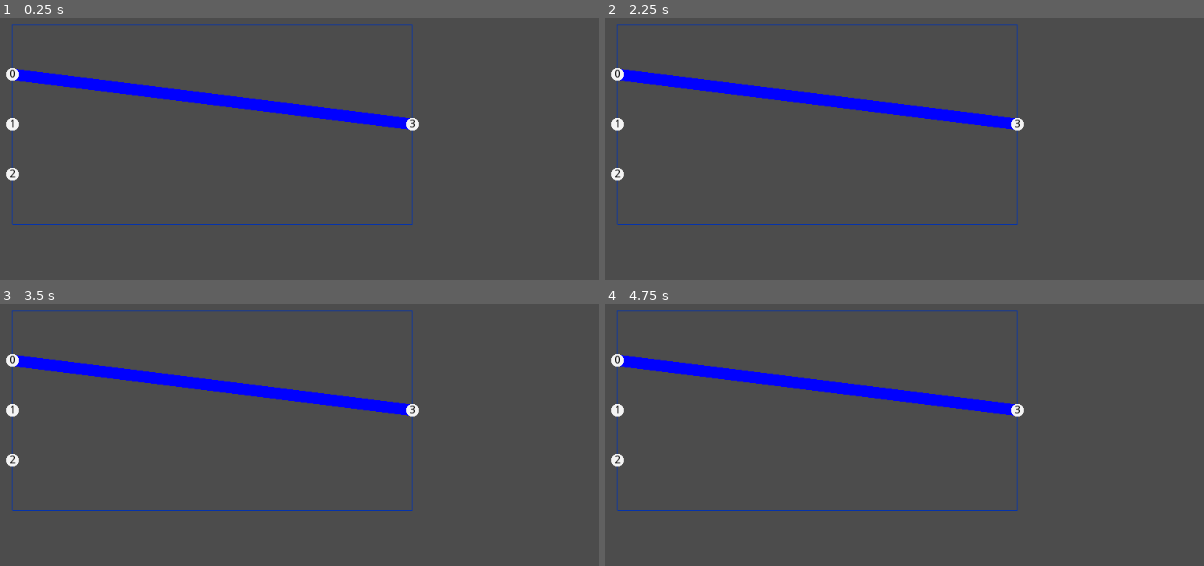
Above: before the commit, frames 1-4 (two rows, left to right).
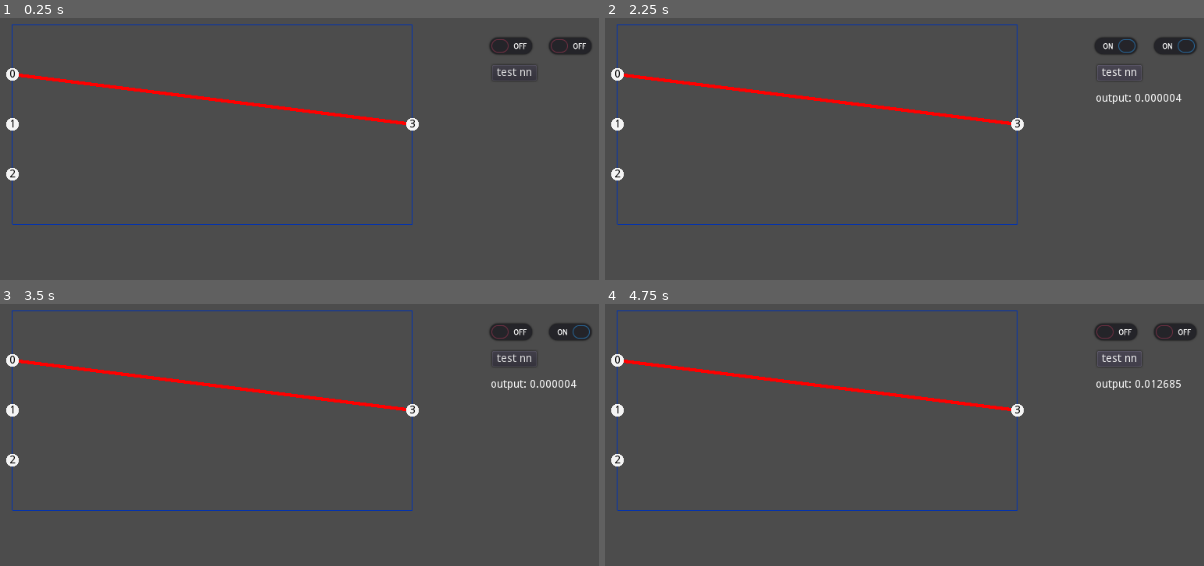
Above: after the commit, the same moments.

Repository: WhoStoleMyCoffee/GodotNEAT
Game: Godot game, scene res://Scenes/TestScene.tscn
The game is run twice, just before and just after one commit, with the same random seed, the same clock (stepped at 60 frames per second) and the same inputs.
Inputs (mouse positions are in pixels of both pictures, inside the frame that each line leads up to):
- Up to frame 1 (0.25 s): no input
- Up to frame 2 (2.25 s): click (1114, 46) at 0.52 s; click (1174, 46) at 1.27 s; click (1120, 73) at 2 s, where only the run after the commit has a clickable "test nn"
- Up to frame 3 (3.5 s): click (509, 332) at 2.77 s
- Up to frame 4 (4.75 s): click (1174, 332) at 3.52 s; click (1120, 359) at 4.25 s, where only the run after the commit has a clickable "test nn"

The runs differ from the first frame. In frame 1, 4.0% of the frame differs, in the area x 2-99%, y 7-43%; in frame 2, 4.2%; in frame 3, 4.2%; in frame 4, 4.2%.

Commit message:
Attempt at reproduction

Diff:
--- a/NEAT/NEATDisplayer.gd
+++ b/NEAT/NEATDisplayer.gd
@@ -9,6 +9,7 @@
 export(Color) var connection_positive_color = Color.blue
 export(Color) var connection_negative_color = Color.red
 export(float) var connection_width = 2.0
+export(float) var min_connection_width = 2.0
 export(Color) var recurrent_connection_color = Color.white
 export(bool) var do_draw_node_id = false
 export(Color) var font_color = Color.black
@@ -49,7 +50,7 @@
 		if NN.is_node_input(c.n[1]): #recurrent connection
 			col = recurrent_connection_color
 
-		draw_line(in_pos, out_pos, col, max(connection_width*abs(c.w), 1.0))
+		draw_line(in_pos, out_pos, col, max(connection_width*abs(c.w), min_connection_width))
 
 
 #	DRAW NODES
--- a/NEAT/NEATNN.gd
+++ b/NEAT/NEATNN.gd
@@ -116,7 +116,7 @@
 	INPUT_COUNT = nn.INPUT_COUNT
 	OUTPUT_COUNT = nn.OUTPUT_COUNT
 
-	nodes.empty()
+	nodes.resize(0)
 	nodes.resize(nn.nodes.size())
 	connections = nn.connections.duplicate(true)
 	fitness = nn.fitness
--- a/NEAT/NEATPopulation.gd
+++ b/NEAT/NEATPopulation.gd
@@ -9,7 +9,7 @@
 var NN_INPUTS : int
 var NN_OUTPUTS : int
 
-var compatibility_threshold : int = 4
+var compatibility_threshold : float = 4
 
 var connections_innovs : Dictionary = {} ##Dict<int[2], int>	{ [in0, out0] : innov0, ...}
 
@@ -41,7 +41,7 @@
 var SPECIATION_WEIGHT_WEIGHT : float = 0.4 #weight weight haha
 var TARGET_SPECIES : int = 4
 # % of genomes in each species that survive
-var SPECIATION_SURVIVAL_RATE : float = 0.2
+var SPECIATION_SURVIVAL_RATE : float = 0.4
 #var SPECIATION_INTERSPECIES_BREEDING_CHANCE = 0.001 #TODO
 #var SPECIATION_BEST_GENOME_BREEDING_CHANCE = 0.002 #TODO
 #how stale a species can be before it is "reset"
@@ -51,7 +51,7 @@
 signal gen_over
 
 
-func _init(size : int, init_permutations : int, nn_inputs : int, nn_outputs : int):
+func init(size : int, init_permutations : int, nn_inputs : int, nn_outputs : int):
 	NN_INPUTS = nn_inputs
 	NN_OUTPUTS = nn_outputs
 
@@ -102,13 +102,18 @@
 func create_species(length : int) -> Dictionary:
 	var s : Dictionary = {
 		'len' : length, #how many memeber there are
-		's' : 0, #staleness
+		'age' : 0, #staleness
 		'best' : 0.0 #best fitness ever
 	}
 	species_data[species_counter] = s
 	species_counter += 1
 
 	return s
+
+
+func reset_fitness():
+	for g in genomes:
+		g.fitness = 0.0
 
 
 func speciate():
@@ -135,7 +140,7 @@
 
 				if g.species_id != specimen.species_id:
 					if species_data.has(g.species_id):
-						species_data[g.species_id] -= 1
+						species_data[g.species_id].len -= 1
 					g.species_id = specimen.species_id
 
 				genomes.remove(i) #TODO swap with last genome before removing bc performance is ouchie
@@ -164,10 +169,77 @@
 	compatibility_threshold *= species_data.size() / float(TARGET_SPECIES)
 
 
+#TODO species aging (staleness) + remove stale species
 func reproduce():
 	var avg_global_adj_fitness : float = 0.0
+	#"Adjusted Fitness Sum" for each species
+	var afs : Dictionary = {} #Dict<int sid, float sum>
+	var pool : Dictionary = {} #Dict<int sid, Dict<NEATNN genome, float weight>>
+
+	genomes.sort_custom(self, '_compare_genomes')
+
+#	ADJUST FITNESS (& other stuff too)
+	for g in genomes:
+		#adjusted fitness shinanigans
+		var af : float = g.fitness / float(species_data[g.species_id].len) #genome's adjusted fitness
+		afs[g.species_id] = afs.get(g.species_id, 0.0) + af
+		avg_global_adj_fitness += af
+
+		#while we're at it, create pool
+		if !pool.has(g.species_id):
+			pool[g.species_id] = { 't' : 0.0 } #t : total of all weights
+		if pool[g.species_id].size()-1 < ceil(species_data[g.species_id].len * SPECIATION_SURVIVAL_RATE):
+			pool[g.species_id][g] = g.fitness
+			pool[g.species_id].t += g.fitness
 
 	avg_global_adj_fitness /= float(genomes.size())
+	genomes.clear()
+
+
+#	CREATE OFFSPRINGS
+	for sid in species_data.keys():
+		var best_boi : NEATNN = pool[sid].keys()[1]
+		if best_boi.fitness > species_data[sid].best:
+			species_data[sid].best = best_boi.fitness
+		else:
+			species_data[sid].age += 1
+			if species_data[sid].age > SPECIATION_MAX_STALENESS:
+				continue
+
+		#	(avg_adjusted_fitness / avg_global_adjused_fitness) * N
+		#	( (afs[sid] / N)      / avg_global_adj_fitness ) * N
+		#Ns cancel out:		afs[sid] / avg_global_adj_fitness
+		var allowed_genomes : int = round(afs[sid] / avg_global_adj_fitness)
+
+		reproduce_species(sid, allowed_genomes, pool)
+
+	print('new population size: %s' % genomes.size())
+	speciate()
+
+
+#pool : pool of ALL species
+func reproduce_species(sid : int, count : int, pool : Dictionary):
+	print('    reproducing species. sid=%s count=%s' % [sid, count])
+	species_data[sid].len = 0
+	for _i in range(count):
+		var p1 : NEATNN = NeatUtil.pick_from_pool(pool[sid])
+		var p2 : NEATNN = NeatUtil.pick_from_pool(pool[sid])
+
+		#TODO cross-species breeding
+		# ...
+
+		var child : NEATNN = NeatUtil.crossover(p2, p1) if p2.fitness > p1.fitness else NeatUtil.crossover(p1, p2)
+		child.owner = self
+		mutate(child)
+		genomes.append(child)
+		species_data[sid].len += 1
+
+
+func _compare_genomes(a, b):
+	if a.species_id != b.species_id:
+		return a.species_id < b.species_id
+	return a.fitness > b.fitness
+
 
 
 #returns whether 2 genomes are compatible (ie same species)
--- a/NEAT/NEATUtil.gd
+++ b/NEAT/NEATUtil.gd
@@ -18,7 +18,7 @@
 		var c2 : Dictionary = p2genes[i] # <- connection/gene
 
 		#EXCESS GENES (skip the rest of the worse parent)
-		if c2.i > p1genes[-1].i:
+		if !p1genes.empty() and c2.i > p1genes[-1].i:
 			break
 
 		var co = offspring.get_connection(c2.i)
@@ -38,6 +38,7 @@
 
 
 	offspring.nodes.resize( max(p1.nodes.size(), p2.nodes.size()) )
+	offspring.species_id = p1.species_id if p1.fitness > p2.fitness else p2.species_id
 	return offspring
 
 
@@ -91,3 +92,20 @@
 	W /= max(float(matching_genes_count), 1.0)
 
 	return (EXCESS_WEIGHT * E / N) + (DISJOINT_WEIGHT * D / N) + (WEIGHT_WEIGHT * W)
+
+
+
+
+#pool : Dict<NEATNN genome, float weight>	with {'t' : float}
+#total : total of all weights
+func pick_from_pool(pool : Dictionary) -> NEATNN:
+	var total : float = pool.t
+	pool.erase('t')
+	var v : float = randf() * total
+
+	for k in pool.keys():
+		if v <= pool[k]:
+			pool['t'] = total
+			return k
+		v -= pool[k]
+	return pool.keys()[1] #just in case
--- a/Scenes/TestScene.tscn
+++ b/Scenes/TestScene.tscn
@@ -11,22 +11,71 @@
 
 
 func _ready():
-	pop = NEATPopulation.new(10, 100, 3,1)
+	pop = NEATPopulation.new()
+	pop.TARGET_SPECIES = 2
+	pop.MUTATION_ADD_NODE_CHANCE = 0.0
+	pop.init(10, 50, 3,1)
+
+	ff()
 	$NEATDisplayer.set_drawing_nn(pop.genomes[0])
 
+	print(pop.genomes.size())
 	print(pop.species_data)
-	for g in pop.genomes:
-		print(g.species_id)
 
 
 func _input(event):
 	if Input.is_action_just_pressed(\"ui_right\"):
 		di = (di+1) % pop.genomes.size()
-		$NEATDisplayer.set_drawing_nn(pop.genomes[di])
+		update_display()
 
 	if Input.is_action_just_pressed(\"ui_left\"):
-		di = (di-1) % pop.genomes.size()
+		di -= 1
+		if di < 0: di = pop.genomes.size()-1
+		update_display()
+
+	if Input.is_action_just_pressed(\"ui_accept\"):
+		di = 0
+		print('  reproducing...')
+		pop.reproduce()
+
+		print(pop.species_data)
+		ff()
+		update_display()
+
+
+func update_display():
 		$NEATDisplayer.set_drawing_nn(pop.genomes[di])
+		$RichTextLabel.text = 'genome %s\\n species: %s\\n fitness: %s' % [di, pop.genomes[di].species_id, pop.genomes[di].fitness]
+
+
+func ff():
+	for j in range(pop.genomes.size()):
+		var g = pop.genomes[j]
+		g.fitness = 0.0
+		for i in range(4):
+			var X : Array = [
+				[0.0, 0.0, 1.0],
+				[1.0, 0.0, 1.0],
+				[0.0, 1.0, 1.0],
+				[1.0, 1.0, 1.0]
+			][i]
+			var y : Array = g.feed_forward(X)
+			var expected : float = float(X[0]==1 or X[1]==1)
+
+			var f : float = range_lerp(abs(y[0] - expected), 0.0, 1.0, 1.0, 0.0)
+			g.fitness += f
+			if j == 0:
+				print('%s f=%s fitness=%s' % [g, f, g.fitness])
+
+
+func _on_Button_pressed():
+	var X = [float($in1.pressed), float($in2.pressed), 1.0]
+	var y = pop.genomes[di].feed_forward(X)
+	$output.text = 'output: %s' % y[0]
+
+	var e : float = float(X[0]==1 or X[1]==1)
+	print('y=%s expected=%s f=%s' % [y[0], e, range_lerp(abs(y[0] - e), 0.0, 1.0, 1.0, 0.0)])
+
 
 #	var pop : NEATPopulation = NEATPopulation.new(2, 0, 3,1)
 #	var nn1 : NEATNN = pop.genomes[0]
@@ -73,3 +122,39 @@
 script = ExtResource( 1 )
 connection_width = 1.0
 do_draw_node_id = true
+
+[node name="RichTextLabel" type="RichTextLabel" parent="."]
+margin_left = 21.0
+margin_top = 294.0
+margin_right = 523.0
+margin_bottom = 540.0
+
+[node name="in1" type="CheckButton" parent="."]
+margin_left = 617.0
+margin_top = 24.0
+margin_right = 693.0
+margin_bottom = 64.0
+focus_mode = 0
+
+[node name="in2" type="CheckButton" parent="."]
+margin_left = 693.0
+margin_top = 24.0
+margin_right = 769.0
+margin_bottom = 64.0
+focus_mode = 0
+
+[node name="Button" type="Button" parent="."]
+margin_left = 630.0
+margin_top = 68.0
+margin_right = 687.0
+margin_bottom = 88.0
+focus_mode = 0
+text = "test nn"
+
+[node name="output" type="Label" parent="."]
+margin_left = 628.0
+margin_top = 104.0
+margin_right = 668.0
+margin_bottom = 118.0
+
+[connection signal="pressed" from="Button" to="." method="_on_Button_pressed"]
